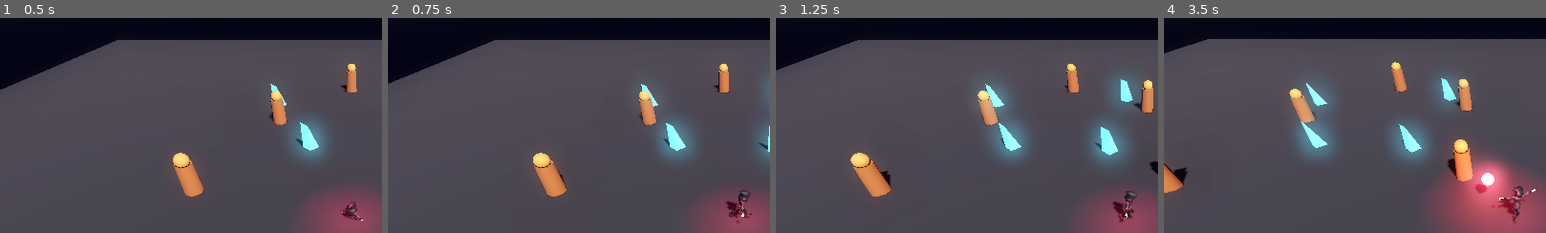
Above: before the commit, frames 1-4 (left to right).
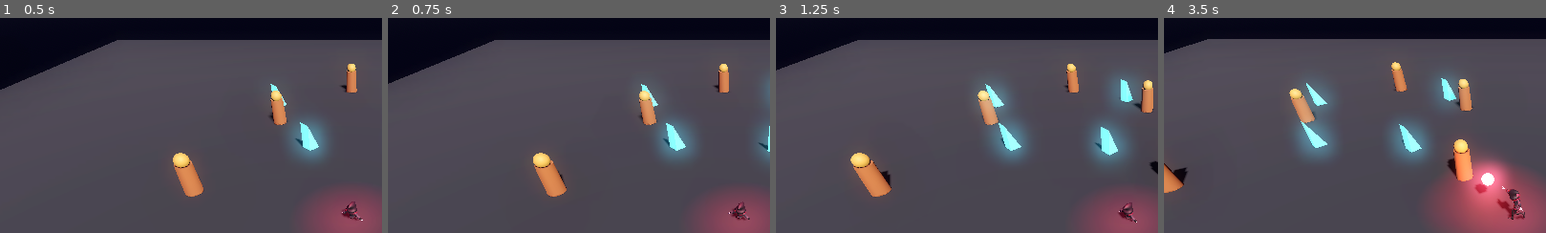
Above: after the commit, the same moments.

Repository: v-prokofev/MisterV
Game: Godot game, scene res://scenes/main.tscn
The game is run twice, just before and just after one commit, with the same random seed, the same clock (stepped at 60 frames per second) and the same inputs.
Inputs (mouse positions are % of the whole screen's width and height, from its top left):
- Up to frame 1 (0.5 s): no input
- Up to frame 2 (0.75 s): tap Enter at 0.5 s; move the mouse to (72, 45) at 0.52 s; hold D (move_right) from 0.53 s (still down); click (72, 45) at 0.67 s
- Up to frame 3 (1.25 s): keep holding D (move_right)
- Up to frame 4 (3.5 s): move the mouse to (30, 55) at 1.27 s; release D (move_right) at 1.28 s; hold S (move_backward) 1.28-2.03 s; move the mouse to (60, 28) at 2.02 s; hold D (move_right) 2.03-2.78 s; move the mouse to (45, 70) at 2.77 s; hold W (move_forward) from 2.78 s (still down); click (45, 70) at 2.92 s
The pictures show only the part of the screen within x 4-54%, y 4-54%; the shares and areas given below are measured in that part.

Frame 1 is identical in both runs. In frame 2, 0.4% of the frame differs, in the area x 88-96%, y 80-96%; in frame 3, 0.4%; in frame 4, 0.6%, in the area x 86-98%, y 78-96%.

Commit message:
Assign Hips rotation track to upper body blend layer so attack orientation stays aligned with target during movement

Diff:
--- a/src/scripts/player.gd
+++ b/src/scripts/player.gd
@@ -276,10 +276,15 @@
 		var track_type = atk_anim.track_get_type(i)
 		var is_upper: bool = false
 
-		if lower_set.has(clean_bone):
-			is_upper = false     # Hips and legs come from locomotion
+		if clean_bone == "Hips":
+			if track_type == Animation.TYPE_POSITION_3D:
+				is_upper = false # Position (stride/bounce) comes from locomotion
+			else:
+				is_upper = true  # Rotation comes from upper_sm (keeps Hips & Spine facing target!)
+		elif lower_set.has(clean_bone):
+			is_upper = false     # Leg bones (stride steps) come from locomotion
 		else:
-			is_upper = true      # Torso (Spine), shoulders, arms, head come from upper_sm
+			is_upper = true      # Torso, shoulders, arms, head come from upper_sm
 
 		body_blend.set_filter_path(track_path, is_upper)
 		if is_upper:
